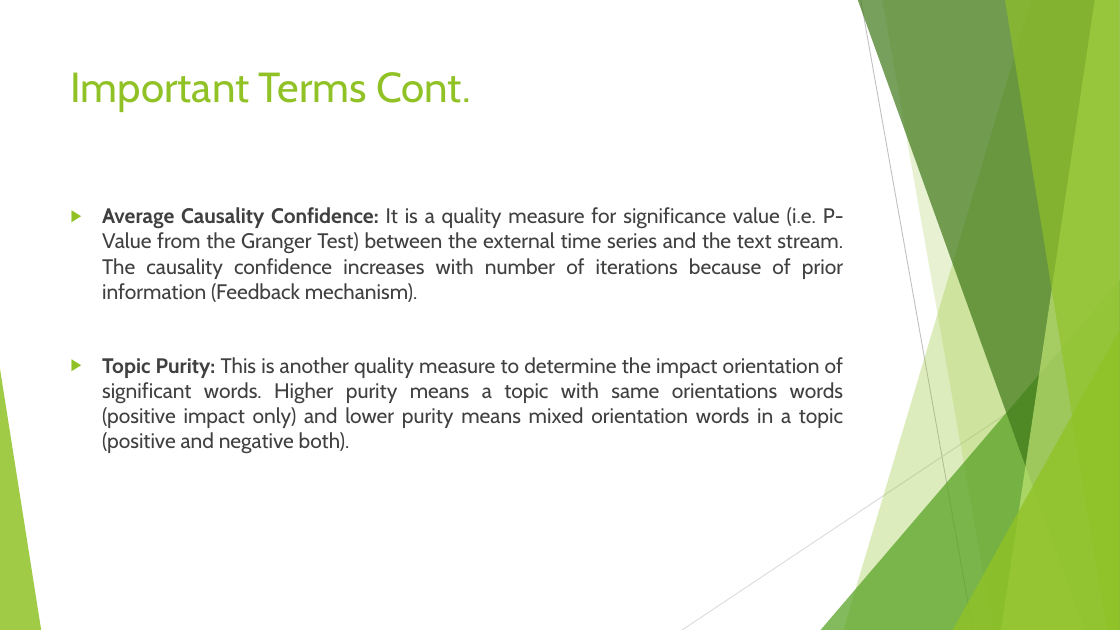
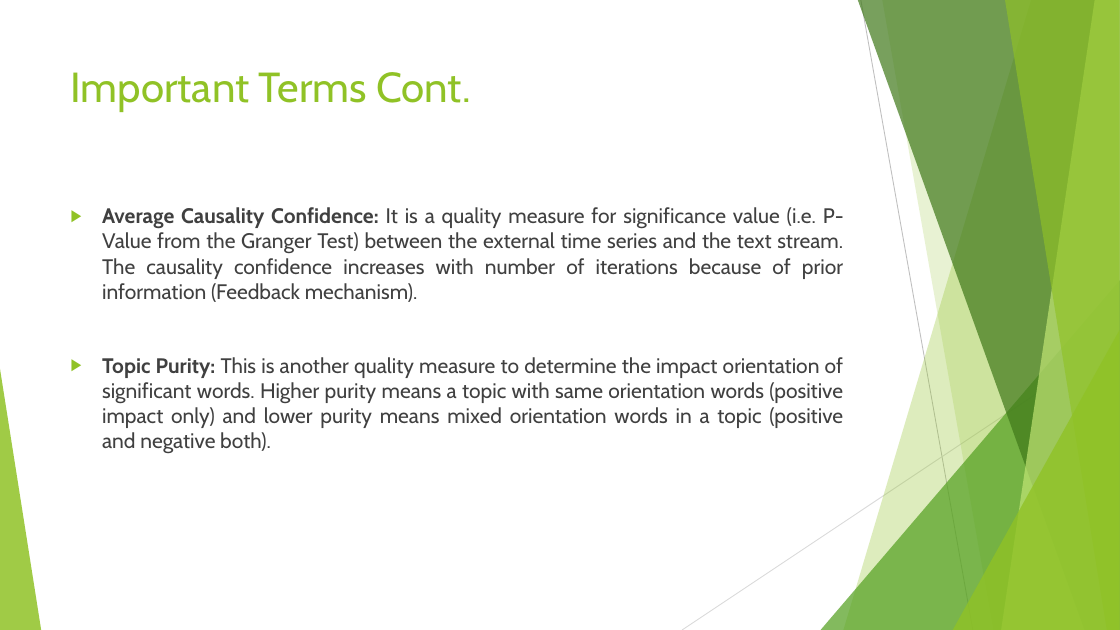
Before and after one commit to hsiddhu2/CourseProject, a slide deck: slide 5 of documentation/Project Presentation.pptx. Drawn at 1120x630 pixels with LibreOffice and Linux fonts; fonts in the diff are those of the drawing. Boxes give left, top, right and bottom in pixels: in the first picture for what was removed or moved away, otherwise in the second. Text is boxed around its words. In the diff, an @@ line names an element or a change of style, - is before the commit and + after.

```diff
--- a/documentation/Project Presentation.pptx
+++ b/documentation/Project Presentation.pptx
@@ text at [102,357,843,453]: text changed @@
-▶ Topic Purity: This is another quality measure to determine the impact orientation of significant words. Higher purity means a topic with same orientations words (positive impact only) and lower purity means mixed orientation words in a topic (positive and negative both).
+▶ Topic Purity: This is another quality measure to determine the impact orientation of significant words. Higher purity means a topic with same orientation words (positive impact only) and lower purity means mixed orientation words in a topic (positive and negative both).
```
Also in this commit, not shown: 5 other slides changed.
